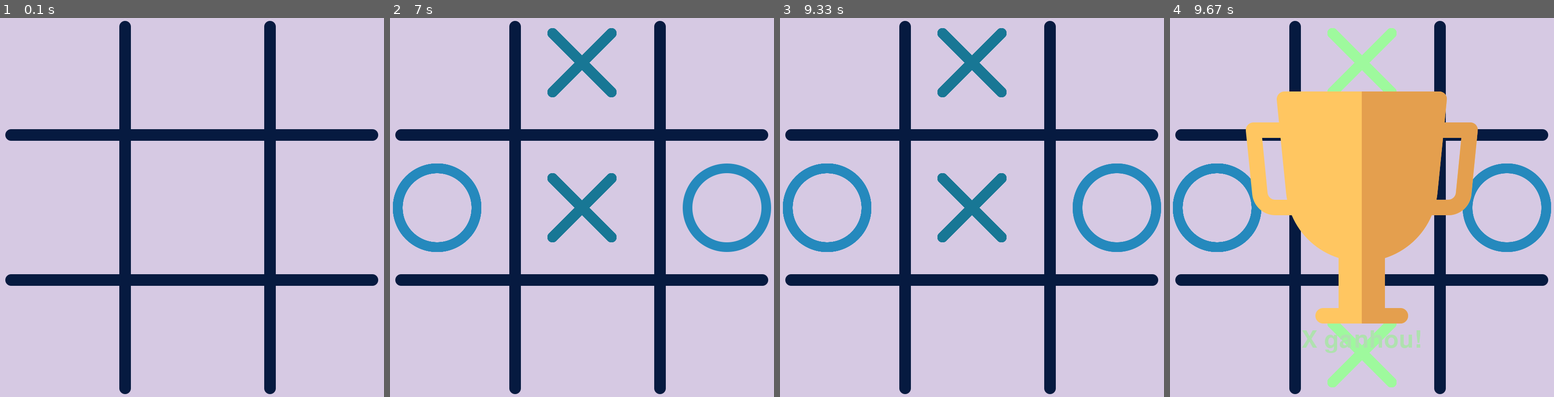
Above: before the commit, frames 1-4 (left to right).
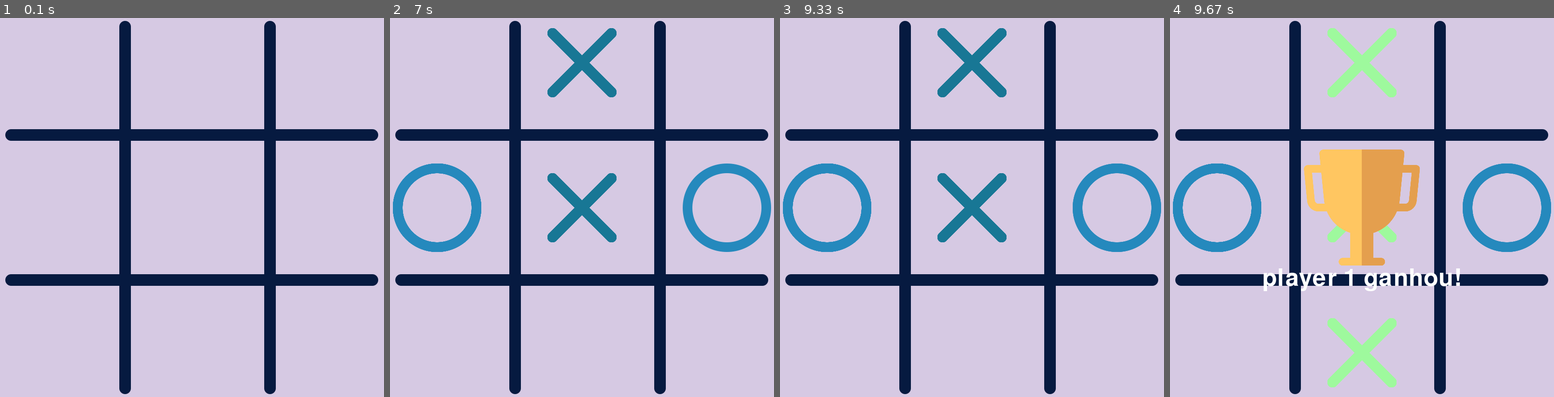
Above: after the commit, the same moments.

Repository: wess-os/pyGame-jogo_da_velha
Game: pygame game, started from main.py
Two runs of this game, one before a commit and one after it. Both use one fixed random seed, a clock stepped at 60 frames per second and the inputs below.
Inputs (mouse positions are in pixels of both pictures, inside the frame that each line leads up to):
- Up to frame 1 (0.1 s): no input
- Up to frame 2 (7 s): click (582, 207) at 0.38 s; click (478, 211) at 0.83 s; move the mouse to (647, 55) at 1.13 s; click (647, 55) at 1.42 s; move the mouse to (589, 59) at 1.83 s; click (589, 59) at 2.18 s; move the mouse to (589, 252) at 2.67 s; click (589, 252) at 3.07 s; move the mouse to (693, 275) at 3.6 s; click (693, 275) at 4.05 s; move the mouse to (697, 169) at 4.63 s; click (697, 169) at 5.1 s; move the mouse to (739, 173) at 5.7 s; click (739, 173) at 6.18 s; move the mouse to (735, 290) at 6.8 s
- Up to frame 3 (9.33 s): click (1125, 290) at 7.3 s; move the mouse to (991, 188) at 7.93 s; click (991, 188) at 8.43 s; move the mouse to (906, 336) at 9.07 s
- Up to frame 4 (9.67 s): click (1296, 336) at 9.58 s

Frames 1-3 are identical in both runs. In frame 4, 18% of the frame differs, in the area x 19-81%, y 19-89%.

Commit message:
style: style changes

Diff:
--- a/board.py
+++ b/board.py
@@ -60,12 +60,16 @@
     if winner is not None:
         # Exibir o troféu
         trophy_image = pygame.image.load("assets/winner.png")
+        trophy_image = pygame.transform.scale(trophy_image, (trophy_image.get_width() // 2, trophy_image.get_height() // 2))  # Redimensiona o troféu
         screen.blit(trophy_image, (screen.get_width() // 2 - trophy_image.get_width() // 2, screen.get_height() // 2 - trophy_image.get_height() // 2))
 
         # Exibir o texto do vencedor
         font = pygame.font.Font(None, 74)
-        text = f"{winner} ganhou!"
-        text_surface = font.render(text, True, (175, 225, 175))
+        if winner == 'X':
+            text = "player 1 ganhou!"
+        else:
+            text = "player 2 ganhou!"
+        text_surface = font.render(text, True, (255, 255, 255))
         text_rect = text_surface.get_rect(center=(screen.get_width() // 2, screen.get_height() // 2 + trophy_image.get_height() // 2 + 20))
         screen.blit(text_surface, text_rect)
 
--- a/main.py
+++ b/main.py
@@ -7,7 +7,7 @@
 
 WIDTH, HEIGHT = 900, 900
 SCREEN = pygame.display.set_mode((WIDTH, HEIGHT))
-pygame.display.set_caption("Tic Tac Toe!")
+pygame.display.set_caption("Jogo da Velha")
 
 BG_COLOR = (214, 201, 227)
 BOARD, X_IMG, O_IMG, WINNING_IMAGES, TROPHY_IMAGE = load_assets()
